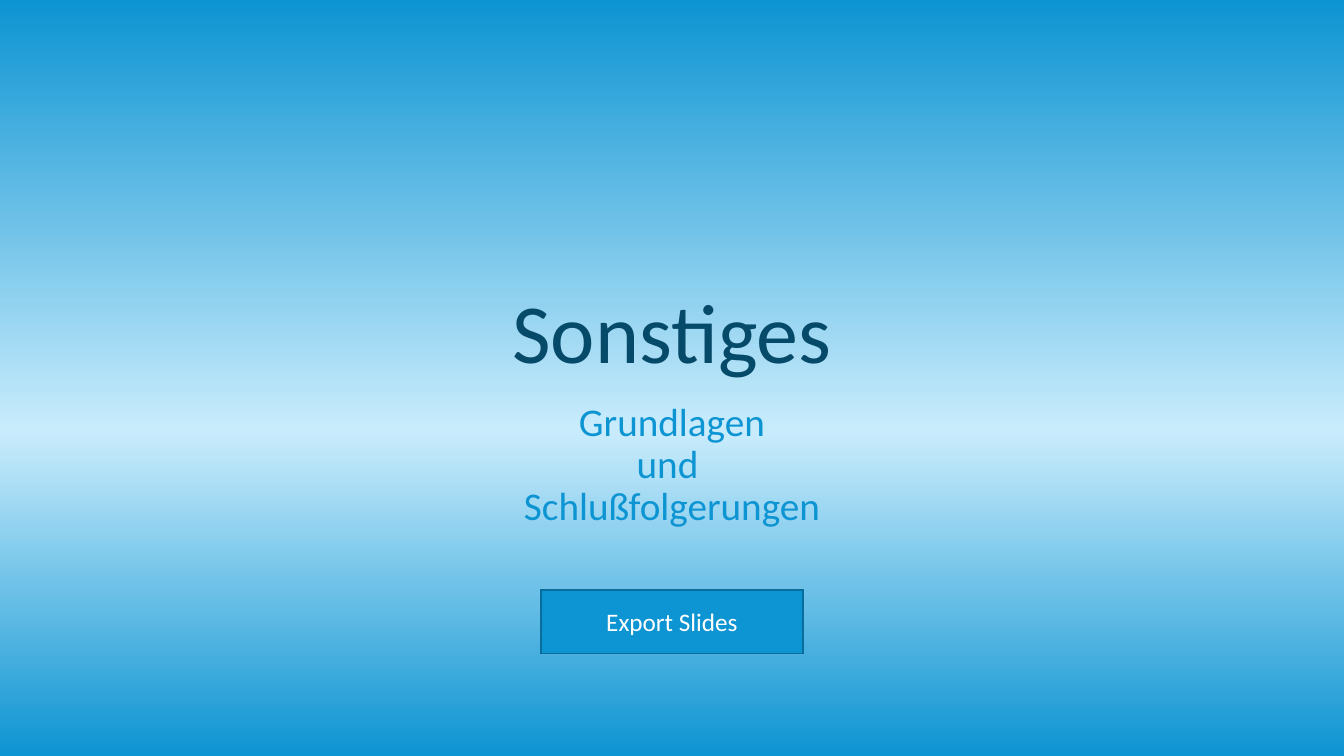
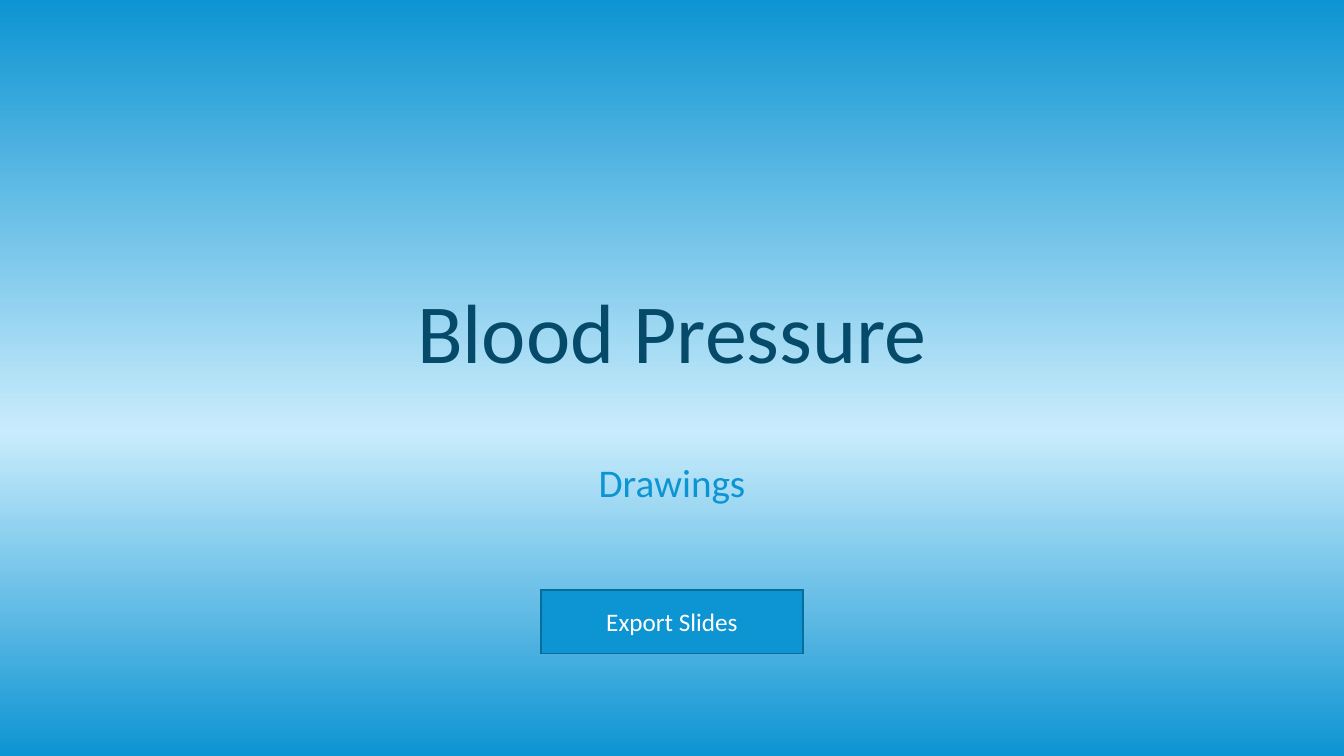
Before and after one commit to frankoemig/bloodpressure, a slide deck: slide 1 of input/images-source/Drawings.pptm. Drawn at 1344x756 pixels with LibreOffice and Linux fonts; fonts in the diff are those of the drawing. Boxes give left, top, right and bottom in pixels: in the first picture for what was removed or moved away, otherwise in the second. Text is boxed around its words. In the diff, an @@ line names an element or a change of style, - is before the commit and + after.

```diff
--- a/input/images-source/Drawings.pptm
+++ b/input/images-source/Drawings.pptm
@@ title at (x1=417, y1=304, x2=927, y2=364): text changed @@
-Sonstiges
+Blood Pressure
@@ subtitle at (x1=599, y1=470, x2=746, y2=504): text changed @@
-Grundlagen
-und
-Schlußfolgerungen
+Drawings
```
Also in this commit, not shown: 3 other slides changed, 8 other files.
